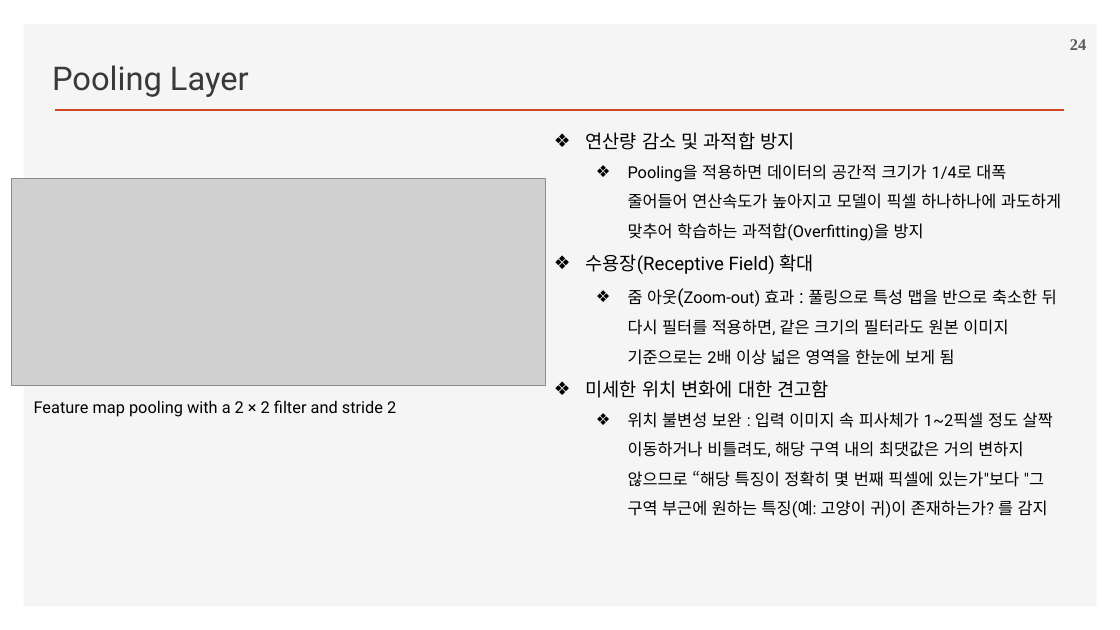
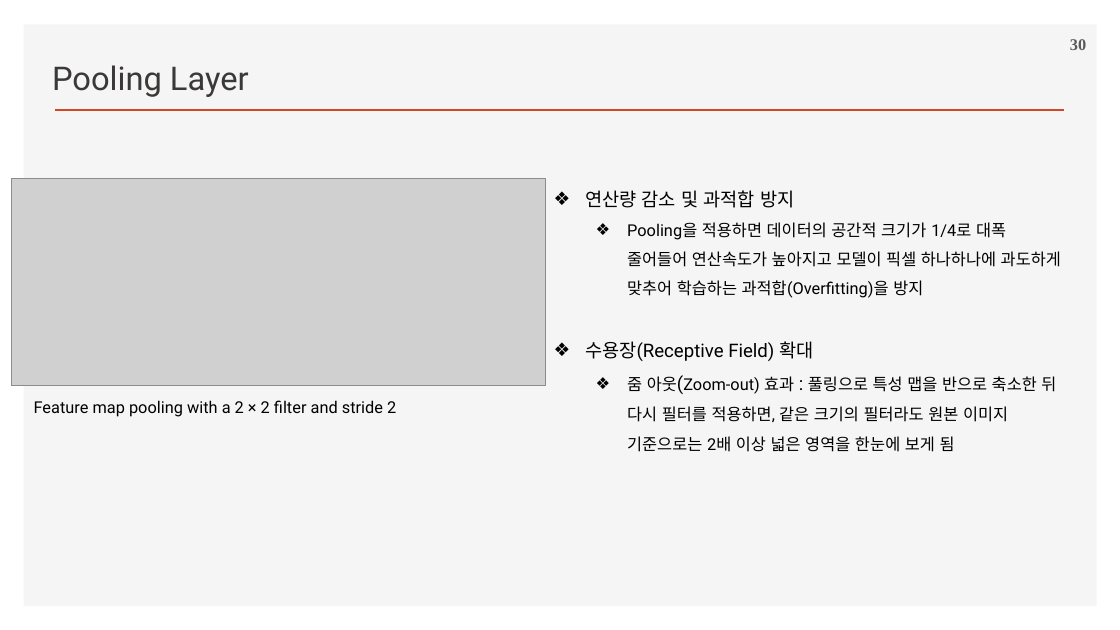
Before and after one commit to ancestor9/2026_Fall_Deep-Learning-with-Python, a slide deck: slide 30 of Chapter 08 Image Classification.pptx (slide 24 before the commit). Drawn at 1120x630 pixels with LibreOffice and Linux fonts; fonts in the diff are those of the drawing; grey boxes stand for pictures; background and template pictures are left out. Boxes give left, top, right and bottom in pixels: in the first picture for what was removed or moved away, otherwise in the second. Text is boxed around its words. In the diff, an @@ line names an element or a change of style, - is before the commit and + after.

```diff
--- a/Chapter 08 Image Classification.pptx
+++ b/Chapter 08 Image Classification.pptx
@@ page number at (x1=1070, y1=39, x2=1086, y2=50): text changed @@
-24
+30
@@ text "연산량 감소 및 과적합 방지" moved from (x1=586, y1=132, x2=1061, y2=518) to (x1=585, y1=190, x2=1061, y2=452) @@
@@ text at (x1=586, y1=380, x2=1053, y2=518): paragraphs removed @@
-❖ 미세한 위치 변화에 대한 견고함
-  ❖ 위치 불변성 보완 : 입력 이미지 속 피사체가 1~2픽셀 정도 살짝 이동하거나 비틀려도, 해당 구역 내의 최댓값은 거의 변하지 않으므로 “해당 특징이 정확히 몇 번째 픽셀에 있는가"보다 "그 구역 부근에 원하는 특징(예: 고양이 귀)이 존재하는가? 를 감지
```
Also in this commit, not shown: 2 other slides changed, 8 slides added.
